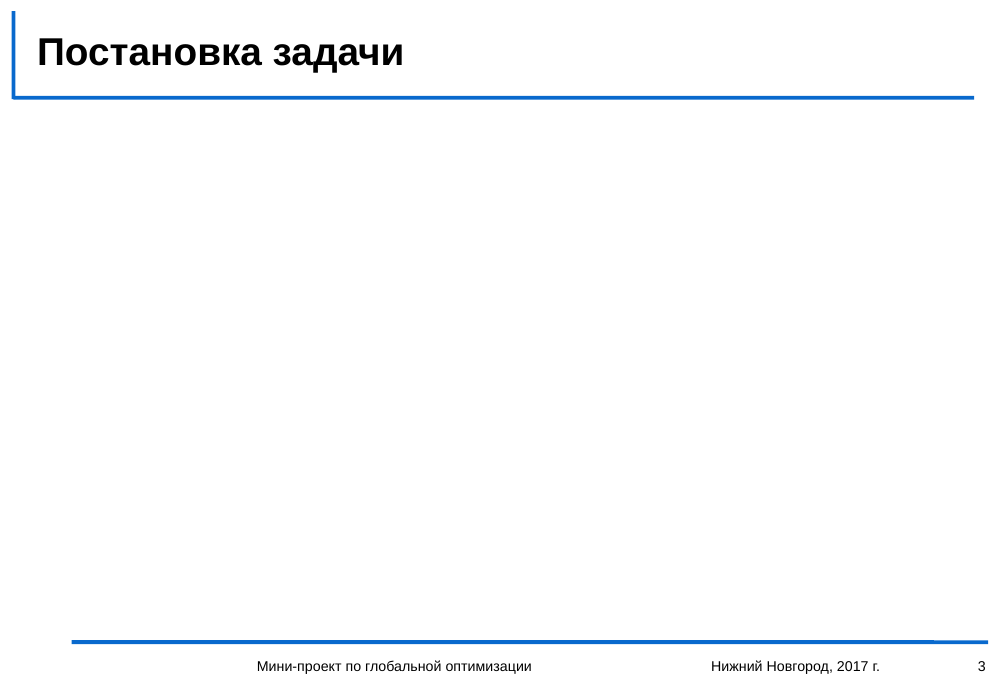
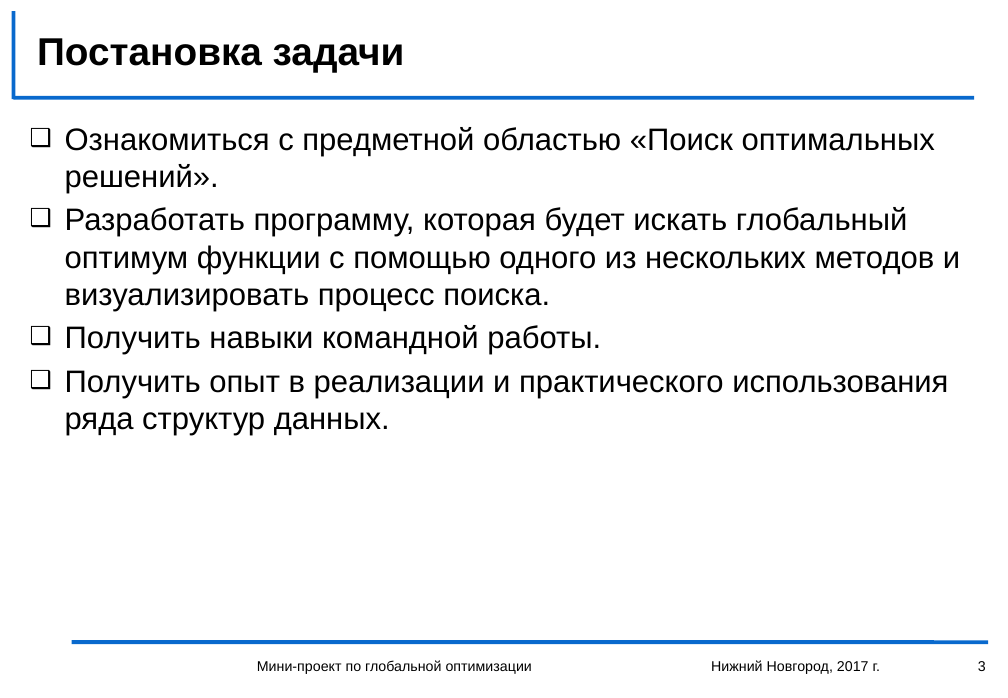
Before and after one commit to Death-Boy-Dmi/ITLabSearchForAGlobalMinimum, a slide deck: slide 3 of storage structure.pptx. Drawn at 1008x698 pixels with LibreOffice and Linux fonts; fonts in the diff are those of the drawing; background and template pictures are left out. Boxes give left, top, right and bottom in pixels: in the first picture for what was removed or moved away, otherwise in the second. Text is boxed around its words. In the diff, an @@ line names an element or a change of style, - is before the commit and + after.

Commit message:
Презентация: Постановка задачи

```diff
--- a/storage structure.pptx
+++ b/storage structure.pptx
@@ text added at bbox=[65, 127, 960, 435], 24 pt, text #000000 @@
+❑ Ознакомиться с предметной областью «Поиск оптимальных решений».
+❑ Разработать программу, которая будет искать глобальный оптимум функции с помощью одного из нескольких методов и визуализировать процесс поиска.
+❑ Получить навыки командной работы.
+❑ Получить опыт в реализации и практического использования ряда структур данных.
```
